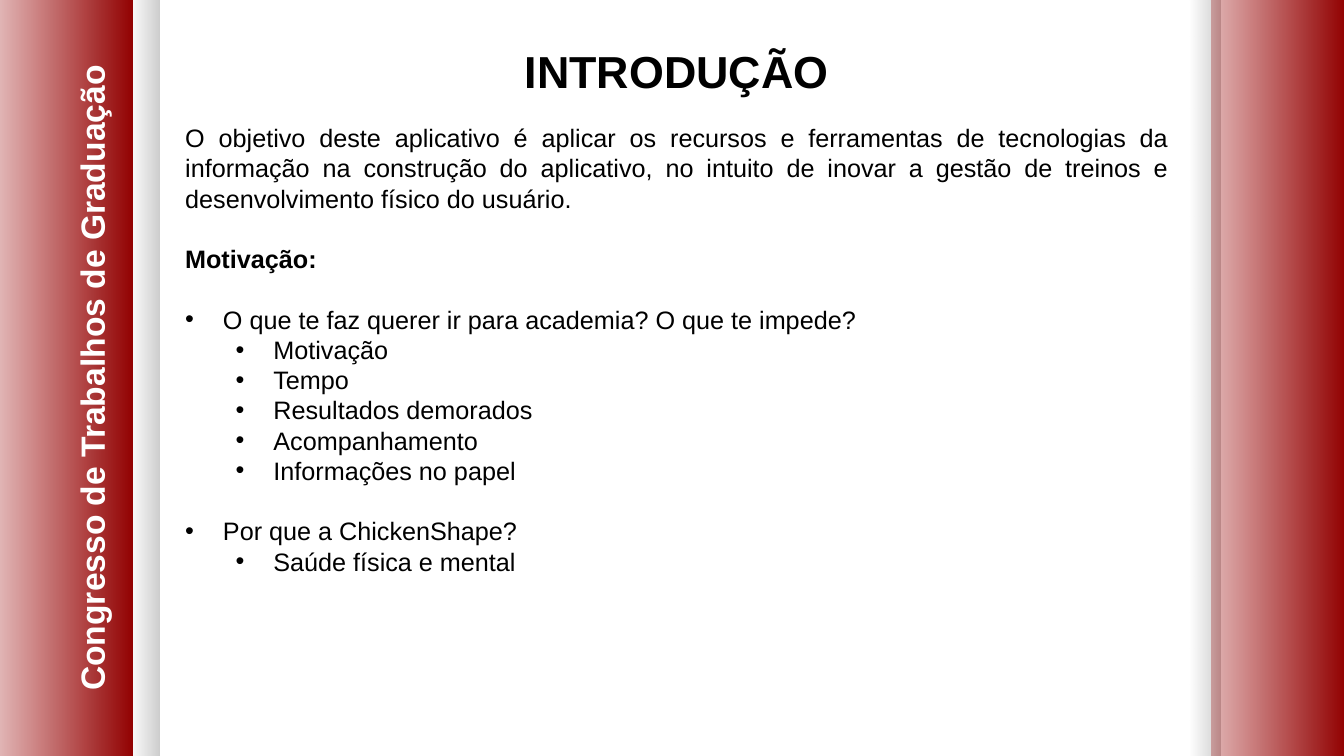
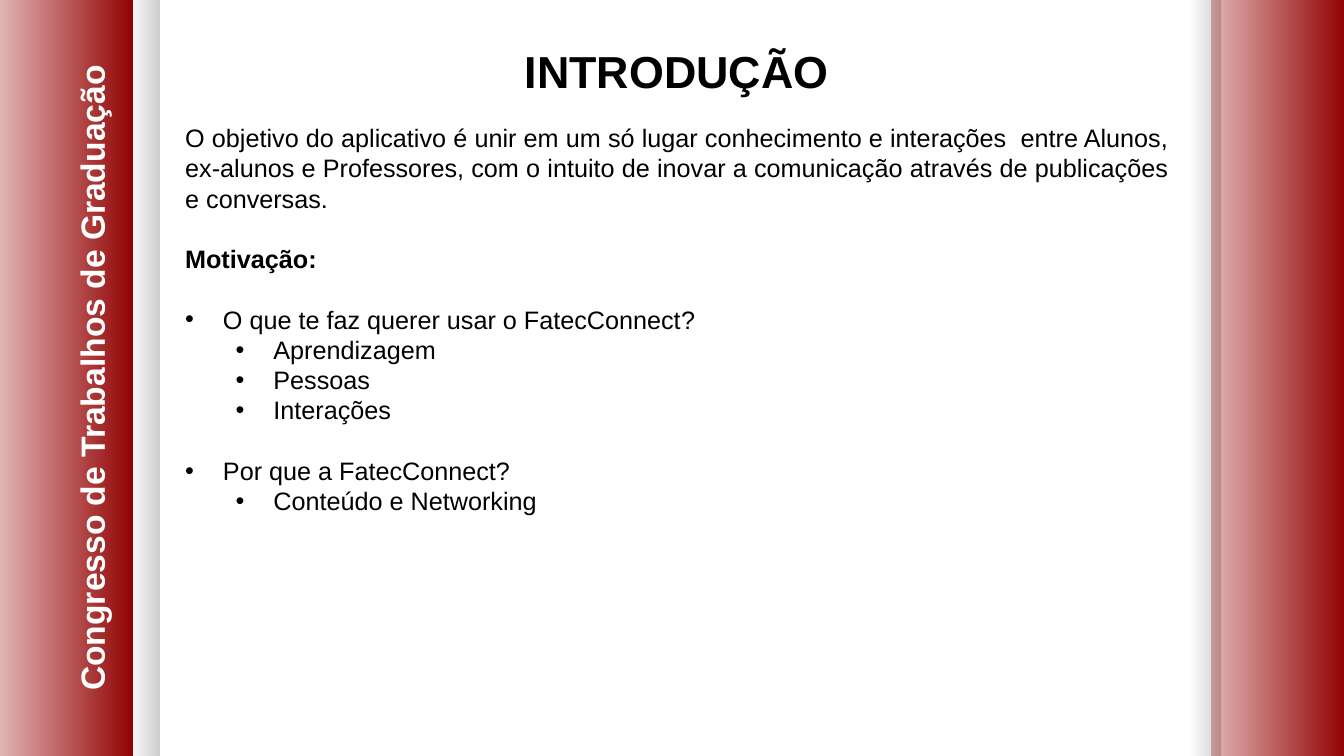
Before and after one commit to AntonioMenelau/FatecConnect-TG, a slide deck: slide 2 of documentação/Apresentação - FatecConnect.pptx. Drawn at 1344x756 pixels with LibreOffice and Linux fonts; fonts in the diff are those of the drawing; background and template pictures are left out. Boxes give left, top, right and bottom in pixels: in the first picture for what was removed or moved away, otherwise in the second. Text is boxed around its words. In the diff, an @@ line names an element or a change of style, - is before the commit and + after.

```diff
--- a/documentação/Apresentação - FatecConnect.pptx
+++ b/documentação/Apresentação - FatecConnect.pptx
@@ text at (x1=185, y1=128, x2=1168, y2=209): text changed @@
-O objetivo deste aplicativo é aplicar os recursos e ferramentas de tecnologias da informação na construção do aplicativo, no intuito de inovar a gestão de treinos e desenvolvimento físico do usuário.
+O objetivo do aplicativo é unir em um só lugar conhecimento e interações entre Alunos, ex-alunos e Professores, com o intuito de inovar a comunicação através de publicações e conversas.
@@ text at (x1=223, y1=310, x2=695, y2=516): text changed @@
-• O que te faz querer ir para academia? O que te impede?
-  • Motivação
-  • Tempo
-  • Resultados demorados
-  • Acompanhamento
-  • Informações no papel
-• Por que a ChickenShape?
-  • Saúde física e mental
+• O que te faz querer usar o FatecConnect?
+  • Aprendizagem
+  • Pessoas
+  • Interações
+• Por que a FatecConnect?
+  • Conteúdo e Networking
```
Also in this commit, not shown: 5 other slides changed, 6 slides added, 1 slide removed.
